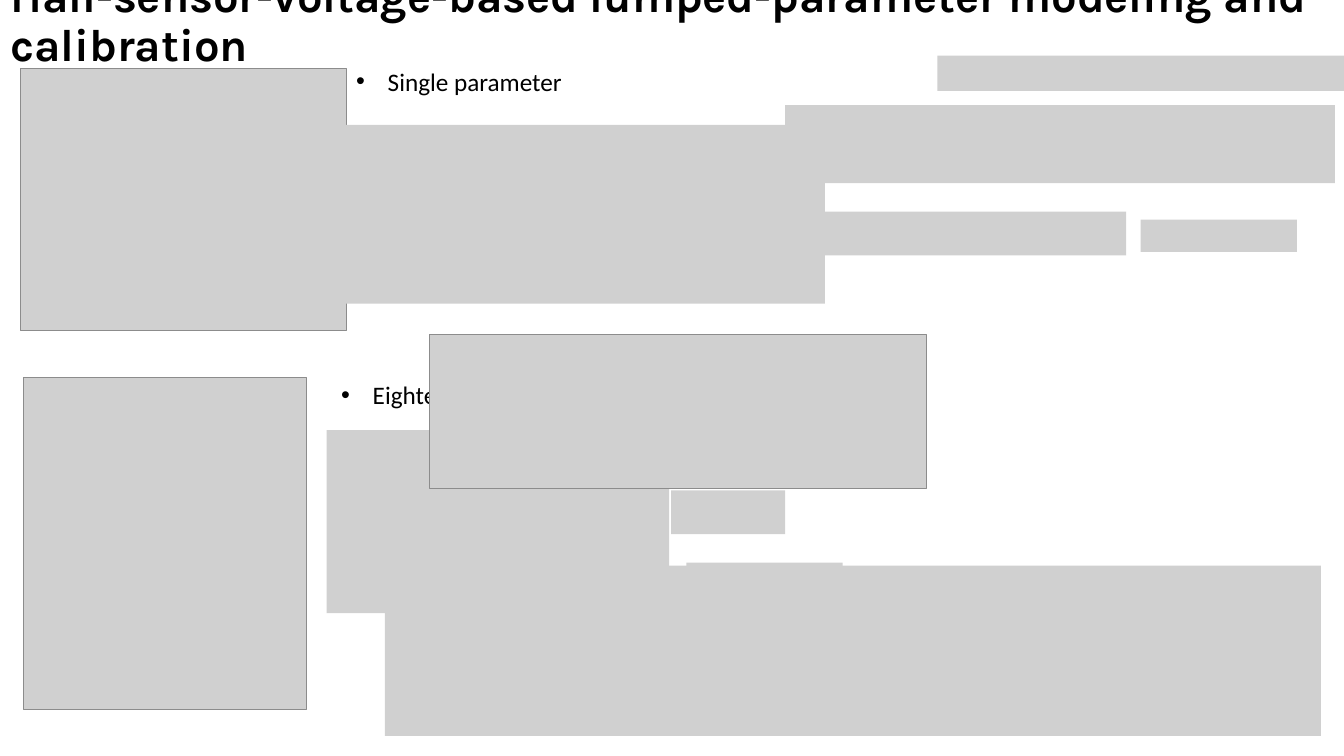
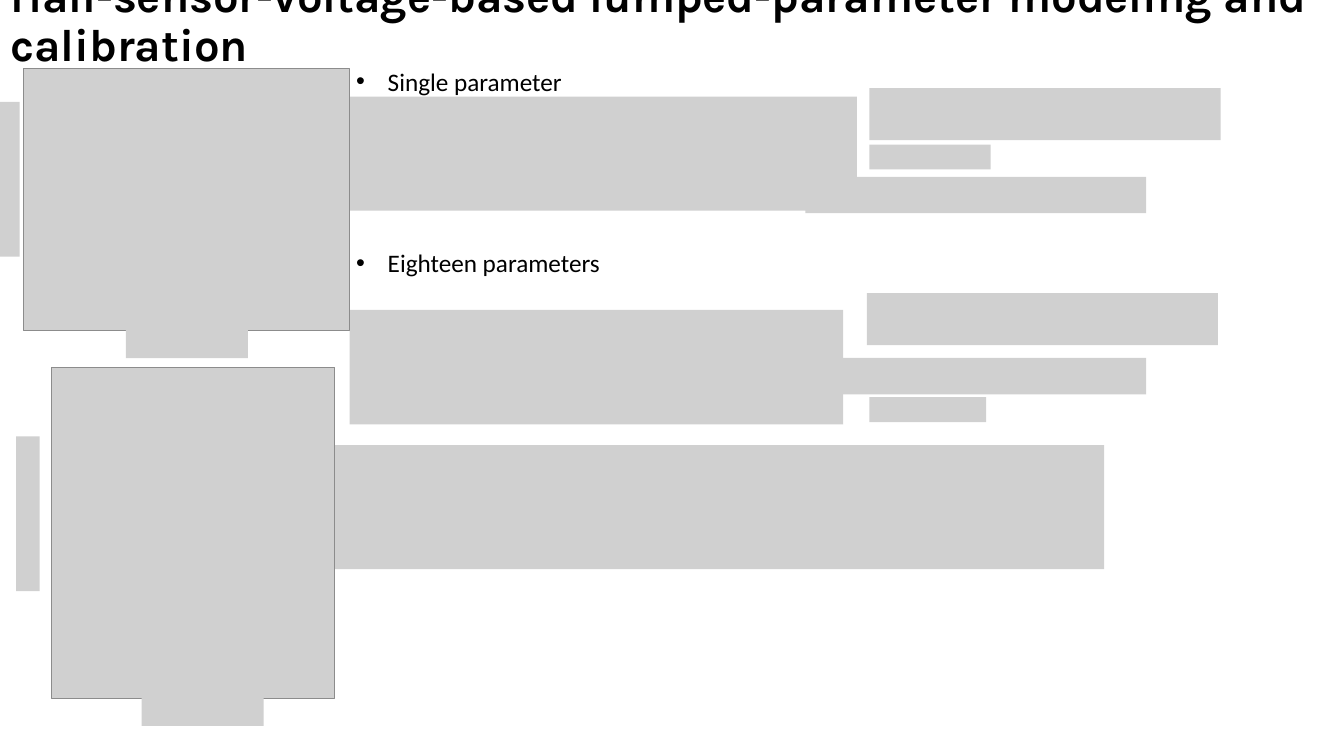
Before and after one commit to sss0933777958-afk/FEM_sim, a slide deck: slide 12 of magnetic_sim/ANSYS/main/figures/Paper_fig_V5.pptx. Drawn at 1344x756 pixels with LibreOffice and Linux fonts; fonts in the diff are those of the drawing; grey boxes stand for pictures. Boxes give left, top, right and bottom in pixels: in the first picture for what was removed or moved away, otherwise in the second. Text is boxed around its words. In the diff, an @@ line names an element or a change of style, - is before the commit and + after.

```diff
--- a/magnetic_sim/ANSYS/main/figures/Paper_fig_V5.pptx
+++ b/magnetic_sim/ANSYS/main/figures/Paper_fig_V5.pptx
@@ picture removed at box(938, 55, 1344, 91) @@
@@ picture: place and size @@
-picture at box(785, 105, 1335, 182)
+picture at box(870, 88, 1221, 140)
@@ picture added at box(0, 101, 20, 257) @@
@@ picture added at box(336, 97, 857, 211) @@
@@ picture removed at box(339, 125, 825, 303) @@
@@ picture added at box(870, 144, 991, 169) @@
@@ picture added at box(806, 176, 1146, 213) @@
@@ picture removed at box(785, 212, 1126, 255) @@
@@ picture removed at box(1141, 220, 1298, 252) @@
@@ text "Eighteen parameters" rewrapped from box(373, 383, 462, 410) to box(388, 254, 600, 277) @@
@@ picture added at box(867, 293, 1218, 346) @@
@@ picture added at box(126, 328, 248, 358) @@
@@ picture added at box(350, 310, 844, 424) @@
@@ picture removed at box(430, 335, 927, 489) @@
@@ picture added at box(825, 358, 1146, 394) @@
@@ picture: place and size @@
-picture at box(23, 378, 307, 710)
+picture at box(51, 367, 335, 699)
@@ picture added at box(870, 397, 987, 422) @@
@@ picture added at box(17, 436, 40, 591) @@
@@ picture added at box(265, 446, 1104, 570) @@
@@ picture removed at box(327, 431, 669, 614) @@
@@ picture removed at box(671, 490, 785, 533) @@
@@ picture removed at box(385, 566, 1321, 736) @@
@@ picture removed at box(687, 563, 843, 595) @@
@@ picture added at box(142, 696, 264, 726) @@
```
Also in this commit, not shown: 8 other slides changed, 7 slides added, 33 other files.
